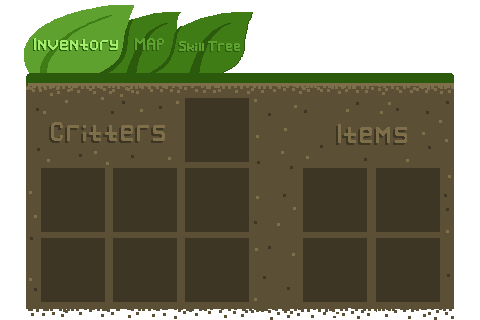
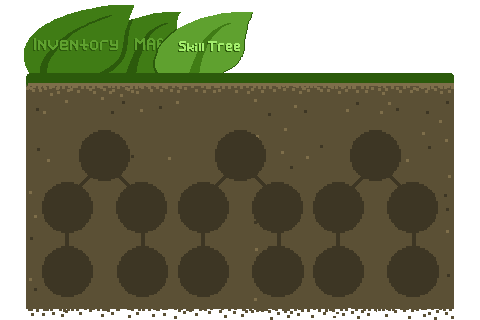
Layers edited between the first and the second 480 × 320 image:
hid group "Inventory" (36 layers) over (24, 5, 440, 302)
added group "Skill Tree" (2nd of 2) with 34 layers over (24, 5, 440, 302)
added group "Tree1" with 12 layers in group "Skill Tree" over (42, 130, 416, 297)
added layer "Layer 12" (1st of 3, in "Skill Tree" › "Tree1") in group "Tree1" over (104, 154, 168, 297)
added layer "Layer 11" (1st of 3, in "Skill Tree" › "Tree1") in group "Tree1" over (42, 246, 93, 297)
added layer "Layer 10" (1st of 3, in "Skill Tree" › "Tree1") in group "Tree1" over (116, 182, 167, 233)
added layer "Layer 8" (1st of 3, in "Skill Tree" › "Tree1") in group "Tree1" over (42, 182, 93, 233)
added layer "Layer 5" (1st of 3, in "Skill Tree" › "Tree1") in group "Tree1" over (79, 130, 130, 181)
added group "Tree2" with 8 layers in group "Skill Tree" over (196, 130, 439, 297)
added layer "Layer 12 copy 4" in group "Tree2" over (196, 154, 241, 285)
added layer "Layer 12 copy 2" in group "Tree2" over (375, 154, 439, 297)
added layer "Layer 12 copy" in group "Tree2" over (240, 154, 304, 297)
added layer "Layer 12" (2nd of 3, in "Skill Tree" › "Tree2") in group "Tree2" over (387, 246, 438, 297)
added layer "Layer 11" (2nd of 3, in "Skill Tree" › "Tree2") in group "Tree2" over (313, 246, 364, 297)
added layer "Layer 10" (2nd of 3, in "Skill Tree" › "Tree2") in group "Tree2" over (387, 182, 438, 233)
added layer "Layer 8" (2nd of 3, in "Skill Tree" › "Tree2") in group "Tree2" over (313, 182, 364, 233)
added group "Tree3" with 6 layers in group "Skill Tree" over (178, 130, 378, 297)
added layer "Layer 12 copy 5" in group "Tree3" over (330, 155, 378, 282)
added layer "TabEdits copy" in group "Skill Tree" over (24, 5, 253, 73)
added layer "tabs copy" in group "Skill Tree" over (24, 5, 253, 73)
added layer "speckles copy" in group "Skill Tree" over (41, 98, 440, 301)
added layer "bg copy" in group "Skill Tree" over (41, 98, 440, 302)
…and 13 more changes (13 added)
